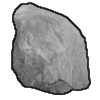
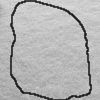
The second 100 × 100 image is a revision of the first. Changes to its layers:
added layer "snow line" above "Pasted Layer copy" over box(10, 0, 92, 100)
added layer "Pasted Layer copy" above "snow" over box(0, 0, 100, 100)
added layer "snow" above "line" over box(11, 1, 88, 86)
hid "line", painted on it over box(11, 2, 91, 100)
painted on "Pasted Layer" over box(11, 2, 91, 100)
